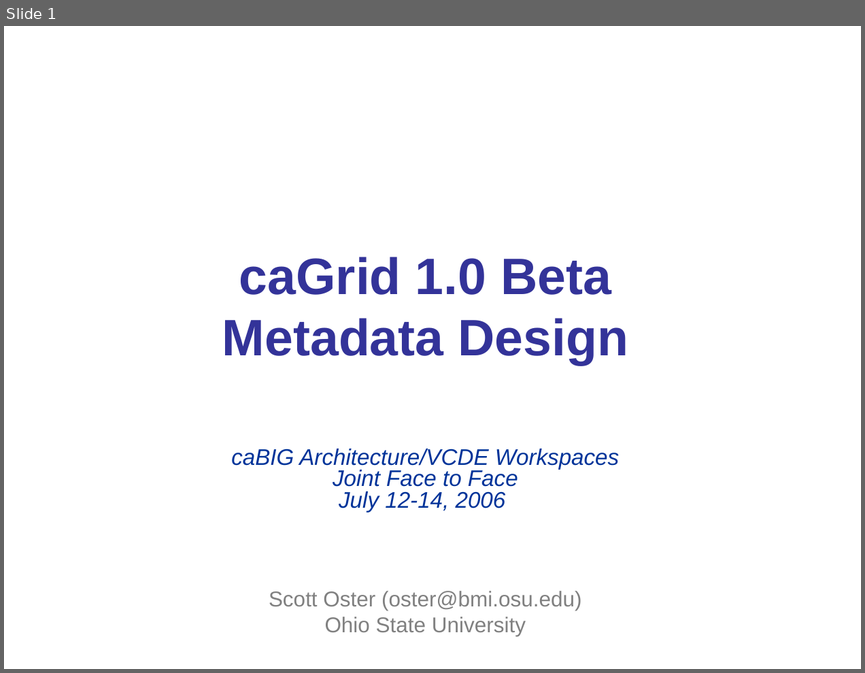
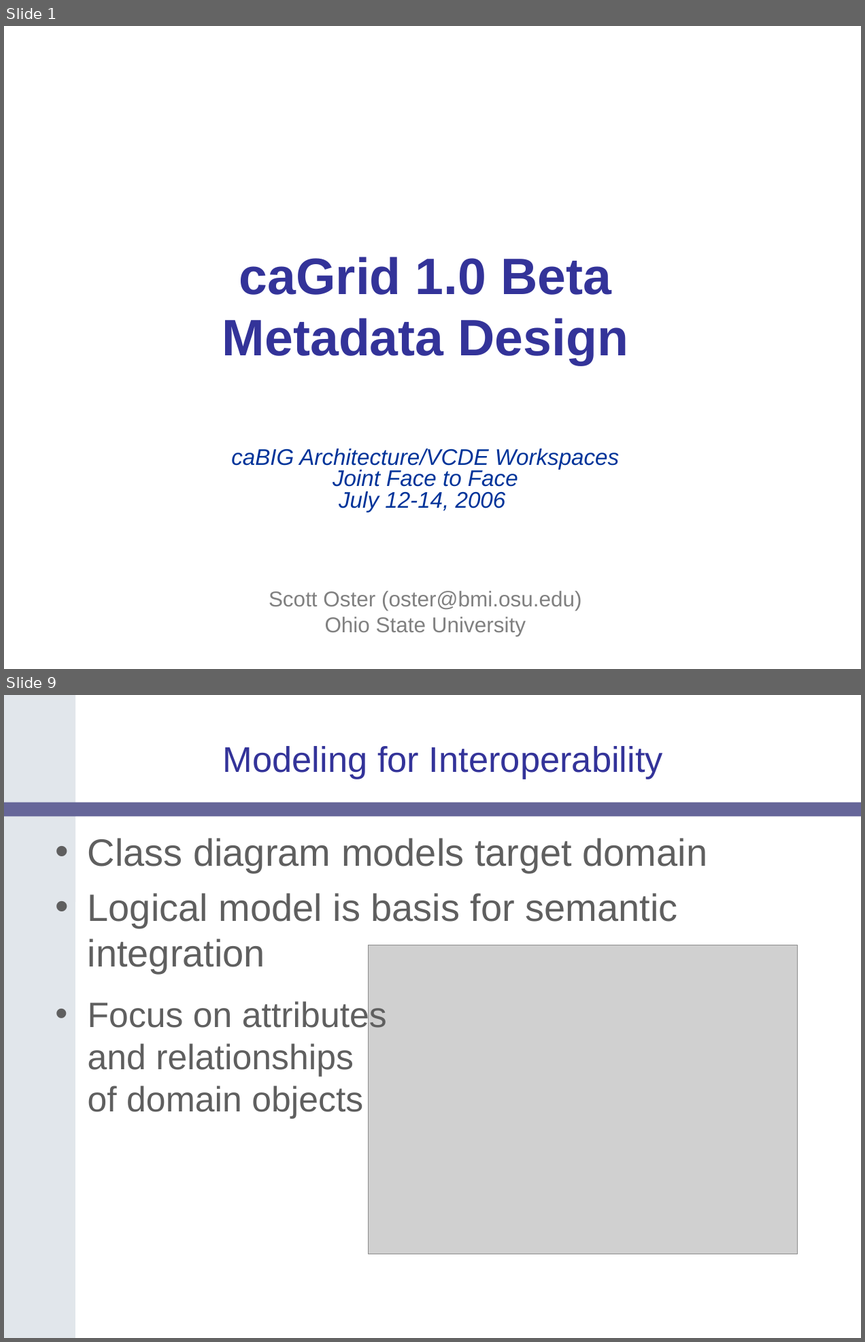
Before and after one commit to NCIP/cagrid-portal, a slide deck: cagrid-1-0/Documentation/presentations/200607_VCDE_ARCH/caGrid-1.0_Beta_Metadata.ppt. Shown one above the other, each under a label of ours: slide 1 before the commit, slides 1 and 9 after it; the slides between them are not shown. The pictures are 865x673 and 865x1342 pixels, drawn with LibreOffice and Linux fonts; fonts in the diff are those of the drawing; grey boxes stand for pictures; background and template pictures are left out. Boxes give left, top, right and bottom in pixels: in the first picture for what was removed or moved away, otherwise in the second. Text is boxed around its words. In the diff, an @@ line names an element or a change of style, - is before the commit and + after.

```diff
--- a/cagrid-1-0/Documentation/presentations/200607_VCDE_ARCH/caGrid-1.0_Beta_Metadata.ppt
+++ b/cagrid-1-0/Documentation/presentations/200607_VCDE_ARCH/caGrid-1.0_Beta_Metadata.ppt
@@ slide 9 added at bbox=[4, 695, 861, 1338], background #FFFFFF @@
@@ freeform shape added at bbox=[4, 695, 75, 1338], fill #E1E6EB @@
@@ title added at bbox=[223, 746, 663, 779], 30 pt, text #333399 @@
+Modeling for Interoperability
@@ rounded rectangle added at bbox=[4, 802, 861, 817], fill #666699 @@
@@ text added at bbox=[88, 838, 708, 974], 32 pt, text #5F5F5F @@
+• Class diagram models target domain
+• Logical model is basis for semantic integration
@@ picture added at bbox=[368, 945, 798, 1255] @@
@@ text added at bbox=[88, 999, 387, 1119], 29.6 pt, text #5F5F5F @@
+• Focus on attributes and relationships of domain objects
```
Also in this commit, not shown: 41 other slides added, 1 slide removed.
